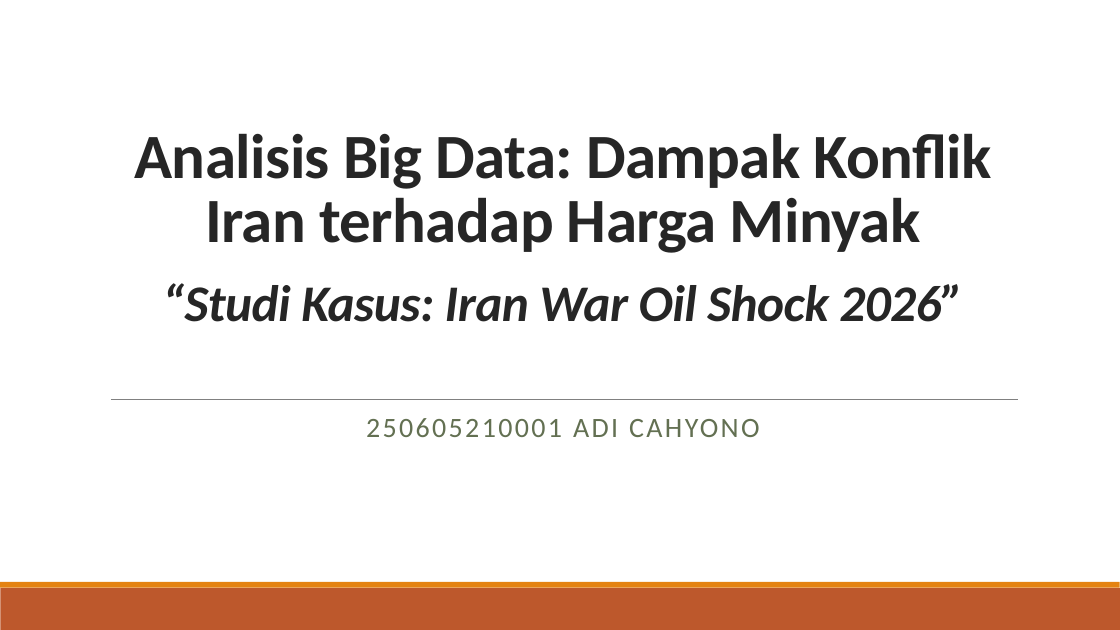
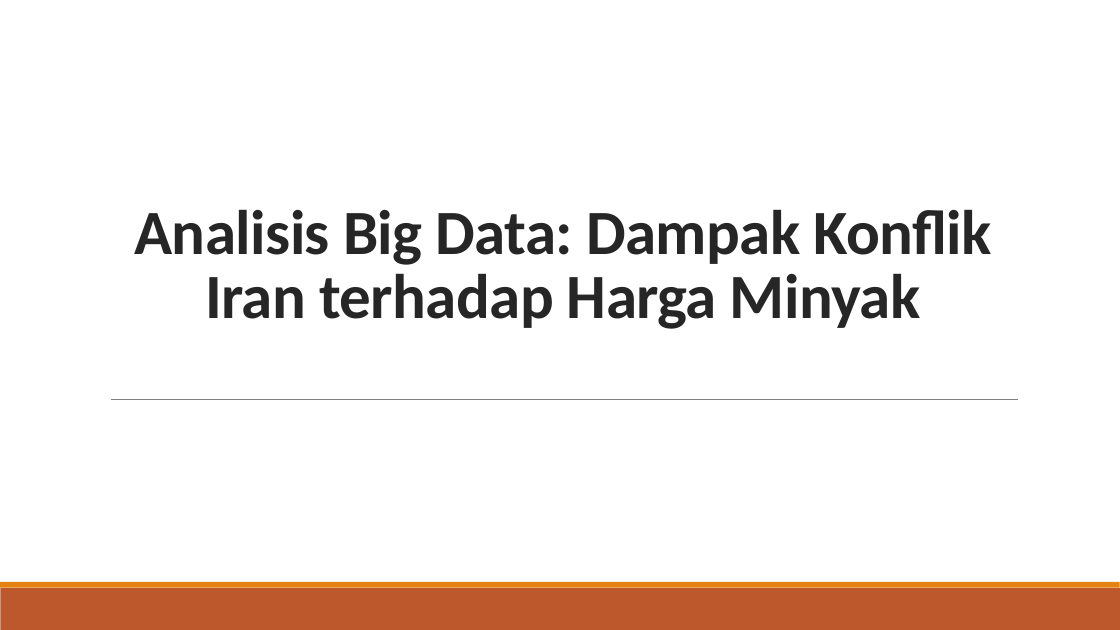
Before and after one commit to 250605210001-code/thesiss2, a slide deck: slide 1 of semester 2/Big Data/Dampak Perang Iran 2026 terhadap harga minyak.pptx. Drawn at 1120x630 pixels with LibreOffice and Linux fonts; fonts in the diff are those of the drawing. Boxes give left, top, right and bottom in pixels: in the first picture for what was removed or moved away, otherwise in the second. Text is boxed around its words. In the diff, an @@ line names an element or a change of style, - is before the commit and + after.

```diff
--- a/semester 2/Big Data/Dampak Perang Iran 2026 terhadap harga minyak.pptx
+++ b/semester 2/Big Data/Dampak Perang Iran 2026 terhadap harga minyak.pptx
@@ title at (134, 209, 992, 329): text changed @@
-Analisis Big Data: Dampak Konflik Iran terhadap Harga Minyak
-d
-“Studi Kasus: Iran War Oil Shock 2026”
+Analisis Big Data: Dampak Konflik Iran terhadap Harga Minyak
@@ subtitle removed at (366, 418, 759, 437) @@
-250605210001 ADI CAHYONO
```
Also in this commit, not shown: 2 other slides changed, 3 other files.
